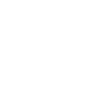
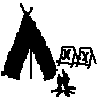
Revision of a layered 100x100 image; what changed, layer by layer:
showed "图层 5", painted on it over [1, 3, 97, 97]
